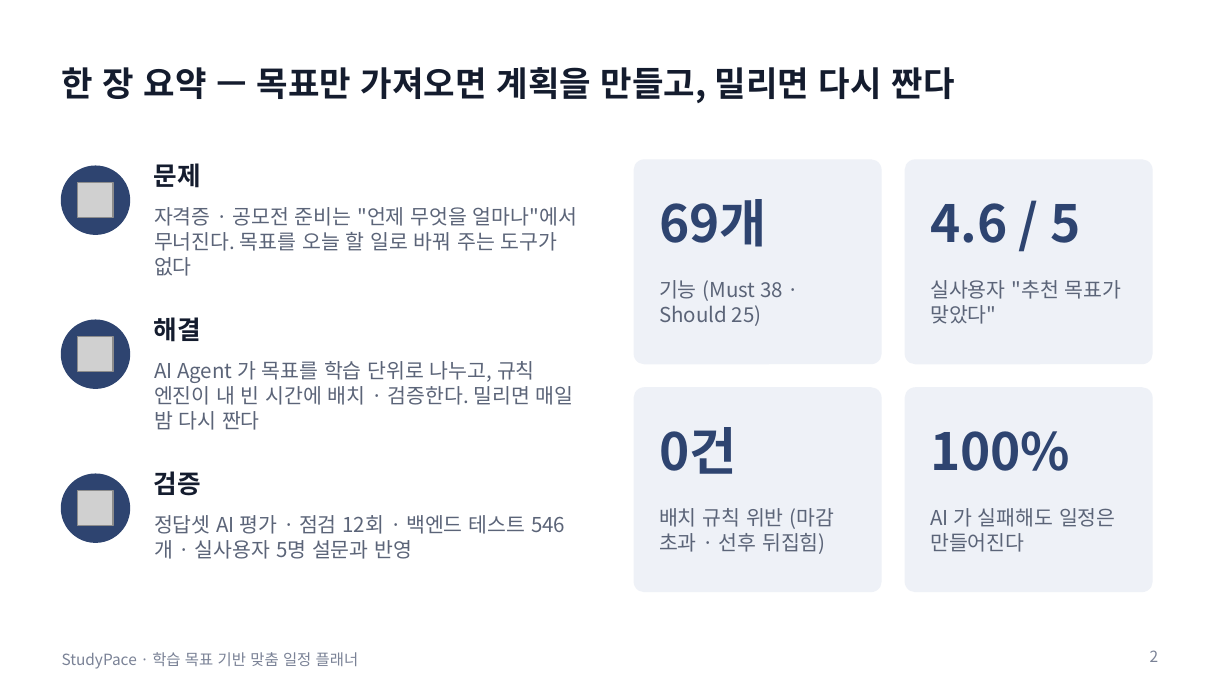
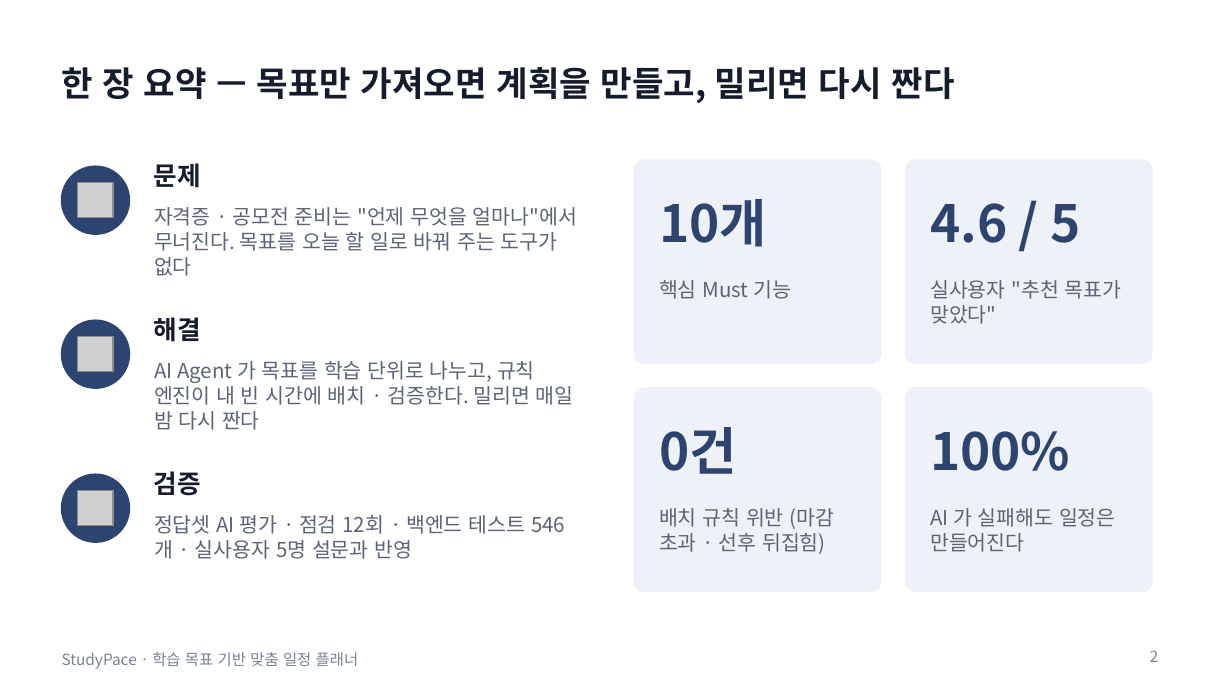
Before and after one commit to dinf7605/Codyssey_FinalProject, a slide deck: slide 2 of docs/발표자료_StudyPace.pptx. Drawn at 1232x693 pixels with LibreOffice and Linux fonts; fonts in the diff are those of the drawing; grey boxes stand for pictures. Boxes give left, top, right and bottom in pixels: in the first picture for what was removed or moved away, otherwise in the second. Text is boxed around its words. In the diff, an @@ line names an element or a change of style, - is before the commit and + after.

Commit message:
docs: 기능요구명세서 — Must 38개를 10개로 압축 (운영진 요청)
- docs/기능요구명세서.md: Must 10개 합격 기준 · 10분 확인 순서 · Should 로 내린 20개와 이유
- xlsx 우선순위 20개 Must → Should (기능은 그대로 동작)
- must-check · README · 기획서 · 발표자료 2번 슬라이드 개수 반영

```diff
--- a/docs/발표자료_StudyPace.pptx
+++ b/docs/발표자료_StudyPace.pptx
@@ text at box(659, 199, 767, 247): text changed @@
-69개
+10개
@@ text at box(659, 280, 791, 299): text changed @@
-기능 (Must 38 · Should 25)
+핵심 Must 기능
```
Also in this commit, not shown: 6 other files.
